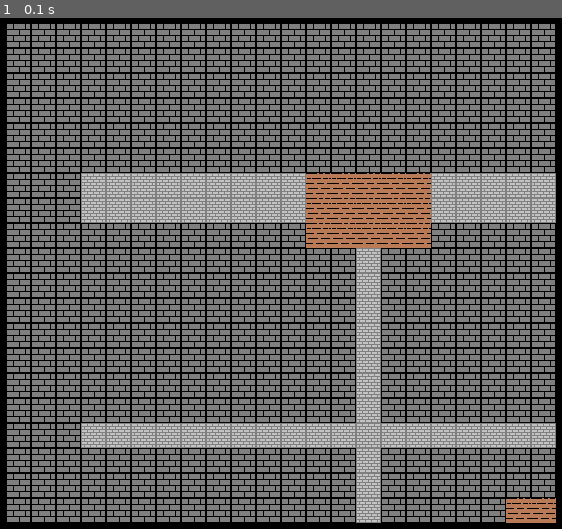
Above: before the commit, frame 1.
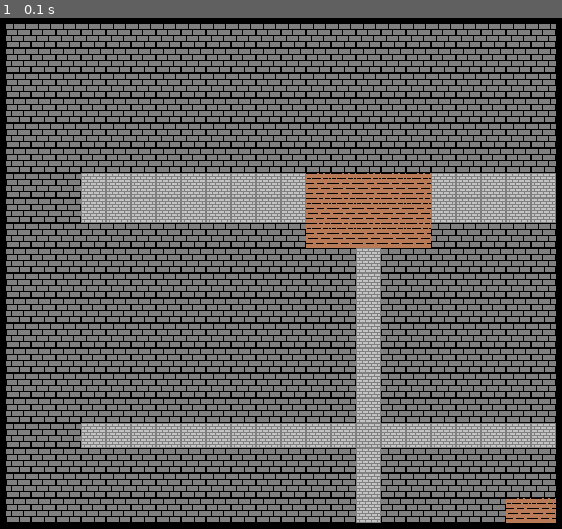
Above: after the commit, the same moment.

Repository: zz3430gs/Py_Game_RPG
Game: pygame game, started from game.py
Two runs of this game, one before a commit and one after it. Both use one fixed random seed, a clock stepped at 60 frames per second and the inputs below.
Inputs:
- Up to frame 1 (0.1 s): no input

The runs differ from the first frame. In frame 1, 6.4% of the frame differs, in the area x 1-99%, y 1-98%.

Commit message:
Map generates, renders, and now working text_manager

Diff:
--- a/game.py
+++ b/game.py
@@ -6,7 +6,6 @@
 from input_controller import input_controller as IC
 import graphics_manager as GM
 from text_manager import Text_Manager as TM
-
 
 
 def main():
@@ -33,6 +32,7 @@
         # TODO: Listener is working, make it do stuff
 
         pygame.display.update()
+
 
 main()
 # hero = {'xp': 330,
--- a/graphics_manager.py
+++ b/graphics_manager.py
@@ -2,9 +2,8 @@
 import pygame
 import main_display
 
+
 class graphics_manager:
-
-
     # needs to know about the map instances, so it can call the maps methods for tiling sprites
     def __init__(self, base_surf):
         # This is the number of tiles the camera will be able to see on X-axis
@@ -50,9 +49,8 @@
             HALL: pygame.image.load('sprites/dung_floor_25px.png'),
             PENT: pygame.image.load('sprites/penta_25px.png')
         }
-    # SURF.blit(textures[rand_tile_map[row][column]],(column*TILE_SIZE,row*TILE_SIZE))
+        # SURF.blit(textures[rand_tile_map[row][column]],(column*TILE_SIZE,row*TILE_SIZE))
         # TODO: Make camera following player METHOD(PASS CURRENT PLAYER X & Y)
-
 
     def make_possible_tiles_cam_can_see(self):
         # make an array of rows of cells, so it will be an array 20 arrays tall, each of those 22 rectangles wide.
@@ -67,7 +65,7 @@
                 this_tile = pygame.Rect(insert_tile_start_x, insert_tile_start_y, 25, 25)
                 single_row.append(this_tile)
                 insert_tile_start_x += 25
-            #     append the row to the entirety
+            # append the row to the entirety
             visible_tiles.append(single_row)
             # reset variables
             single_row = []
@@ -79,8 +77,8 @@
     def camera_chase_hero(self, hero_x, hero_y):
         # center based on cam_width
         # Never wander from the players position!!! NEVER!!
-        self.cam_loc_x = hero_x - int(self.cam_width/2.0)
-        self.cam_loc_y = hero_y - int(self.cam_height/2.0)
+        self.cam_loc_x = hero_x - int(self.cam_width / 2.0)
+        self.cam_loc_y = hero_y - int(self.cam_height / 2.0)
         # if the camera has wandered off to center
         if self.cam_loc_x < 0:
             # get it in line
@@ -89,7 +87,7 @@
             self.cam_loc_x = self.cam_max_pan_x
         if self.cam_loc_y < 0:
             self.cam_loc_y = 0
-        elif self.cam_loc_y>self.cam_max_pan_y:
+        elif self.cam_loc_y > self.cam_max_pan_y:
             self.cam_loc_y = 0
 
     def legal_camera_move(self, hero):
@@ -98,46 +96,46 @@
         # pan up, or not
         if y == (self.cam_loc_y + self.cam_move_up) and self.cam_loc_y > 0:
             self.cam_loc_y -= 1
-    #     pan down or not
+            #     pan down or not
         elif y == (self.cam_loc_y + self.cam_move_dn) and self.cam_loc_y < self.cam_max_pan_y:
             self.cam_loc_y += 1
-    #     pan right or not
+            #     pan right or not
         elif x == (self.cam_loc_x + self.cam_move_rt) and self.cam_loc_x < self.cam_max_pan_x:
             self.cam_loc_x += 1
         elif x == (self.cam_loc_x + self.cam_move_lft) and self.cam_loc_x > 0:
             self.cam_loc_x -= 1
 
-
     def update_game(self):
-    #     call text_manager updater here too
-    # # SURF.blit(textures[rand_tile_map[row][column]],(column*TILE_SIZE,row*TILE_SIZE))
-    # this should render only tiles that are in the camers view
+        #     call text_manager updater here too
+        # # SURF.blit(textures[rand_tile_map[row][column]],(column*TILE_SIZE,row*TILE_SIZE))
+        # this should render only tiles that are in the camers view
         for col in range(self.cam_height):
             for row in range(self.cam_width):
                 x, y = self.visible_tiles[row][col].topleft
                 # IF IT IS A WALL
-                if self.MM.starter_map[row+self.cam_loc_y][col+self.cam_loc_x] == self.MM.resources[0]:
+                if self.MM.starter_map[row + self.cam_loc_y][col + self.cam_loc_x] == self.MM.resources[0]:
                     # found a wall tile
                     self.base_surf.blit(self.textures[0], (x, y))
-                elif self.MM.starter_map[row+self.cam_loc_y][col+self.cam_loc_x] == self.MM.resources[1]:
+                elif self.MM.starter_map[row + self.cam_loc_y][col + self.cam_loc_x] == self.MM.resources[1]:
                     # found a hall tile
                     self.base_surf.blit(self.textures[1], (x, y))
-                elif self.MM.starter_map[row+self.cam_loc_y][col+self.cam_loc_x] == self.MM.resources[2]:
+                elif self.MM.starter_map[row + self.cam_loc_y][col + self.cam_loc_x] == self.MM.resources[2]:
                     # found a door
-                    self.base_surf.blit(self.textures[2], (x,y))
+                    self.base_surf.blit(self.textures[2], (x, y))
                 elif self.MM.starter_map[row + self.cam_loc_y][col + self.cam_loc_x] == self.MM.resources[3]:
                     # if it is water tile
-                    self.base_surf.blit(self.textures[3],(x,y))
+                    self.base_surf.blit(self.textures[3], (x, y))
                 elif self.MM.starter_map[row + self.cam_loc_y][col + self.cam_loc_x] == self.MM.resources[4]:
                     # If it is wood
-                    self.base_surf.blit(self.textures[4],(x,y))
+                    self.base_surf.blit(self.textures[4], (x, y))
                 elif self.MM.starter_map[row + self.cam_loc_y][col + self.cam_loc_x] == self.MM.resources[5]:
-                    self.base_surf.blit(self.textures[5], (x,y))
+                    self.base_surf.blit(self.textures[5], (x, y))
                     # self.mainSurface.blit(self.sprite_door_open, (x, y))
                     # this way didn't work. Trying others now.
                     # self.base_surf.blit(self.textures[self.MM.starter_map[x][y]], (col*self.MM.TILE_SIZE, row*self.MM.TILE_SIZE))
-    #             draw gameboard
+                    #             draw gameboard
         pygame.display.update()
+
     @staticmethod
     def render_hero(hero):
         print('blit hero here')
--- a/main_display.py
+++ b/main_display.py
@@ -4,6 +4,7 @@
 import map
 import math
 import text_manager as tm
+
 
 # TODO:[] Char Stats Box
 # TODO:[] Battle Box
@@ -25,29 +26,32 @@
 
     def render_start_menu(self):
         print('This is working hopefully')
+
     #     Hopefully I will be able to get the listing of Heroes here
     #     Or I will set it up so that a user can only have 1 hero at a time,
     #     but can ditch their hero and start over
 
 
-    def render_inventory_menu(self,base_surf,hero):
-        x_y_wid_hei = (550,400,250,200)
-        inv = pygame.draw.rect(base_surf,Blue,x_y_wid_hei)
-#         TODO: Create Subsurface that interfaces with Inventory of game
+    def render_inventory_menu(self, base_surf, hero):
+        x_y_wid_hei = (550, 400, 250, 200)
+        inv = pygame.draw.rect(base_surf, Blue, x_y_wid_hei)
+
+    #         TODO: Create Subsurface that interfaces with Inventory of game
 
     # This will render a xp bar that is filled according to the Heros xp
 
-    def render_char_stat_display(self,base_surf,hero):
-        x_y_wid_hei =(550,0,250,200)
-        char_stats = pygame.draw.rect(base_surf,Green,x_y_wid_hei)
+    def render_char_stat_display(self, base_surf, hero):
+        x_y_wid_hei = (550, 0, 250, 200)
+        char_stats = pygame.draw.rect(base_surf, Green, x_y_wid_hei)
         # todo: put this in a thread that watches the Hero class for xp_events
 
         self.render_xp_bar(base_surf, hero)
         self.render_hp_bar(base_surf, hero)
 
-#         TODO: Create this Subsurface for live updating from data
+    #         TODO: Create this Subsurface for live updating from data
 
     '''Follows are all the methods for rendering the components of the Stat Page'''
+
     @staticmethod
     def render_other_char_data(hero):
         hero_name = hero.name
@@ -55,13 +59,14 @@
         hero_armor = hero.armor
         hero_level = hero.level
         hero_money = hero.money
+
     # Follows are a bunch of text box renders
     # fontObj = pygame.font.Font('freesansbold.ttf',12)
     # textSurfaceObj = fontObj.render('Hello World Text!', True, White, Black)
     # textRectObj = textSurfaceObj.get_rect()
 
 
-    def render_xp_bar(self,base_surf, hero):
+    def render_xp_bar(self, base_surf, hero):
         x_y_wid_hei_for_outline = (575, 180, 200, 10)
         fill_width = self.determine_xp_bar(hero.xp, hero.next_lvl)
         x_y_wid_hei_for_fill = (576, 181, fill_width, 8)
@@ -75,84 +80,87 @@
         bar_width = math.floor(percent * 198)
         return bar_width
 
-    def render_hp_bar(self,base_surf,hero):
+    def render_hp_bar(self, base_surf, hero):
         x_y_wid_hei_for_outline = (575, 40, 200, 12)
         fill_width = self.determine_hp_bar(hero.current_hp, hero.max_hp)
         x_y_wid_hei_for_fill = (576, 41, fill_width, 10)
-        empty_bar = pygame.draw.rect(base_surf,Black, x_y_wid_hei_for_outline,1)
-        fill_bar = pygame.draw.rect(base_surf,Red, x_y_wid_hei_for_fill)
+        empty_bar = pygame.draw.rect(base_surf, Black, x_y_wid_hei_for_outline, 1)
+        fill_bar = pygame.draw.rect(base_surf, Red, x_y_wid_hei_for_fill)
 
     @staticmethod
-    def determine_hp_bar(cur_hp,max_hp):
-    #     198 pixels
-        piece = math.floor(198/max_hp)
-        length = piece*cur_hp
+    def determine_hp_bar(cur_hp, max_hp):
+        #     198 pixels
+        piece = math.floor(198 / max_hp)
+        length = piece * cur_hp
         if cur_hp == max_hp:
             length = 198
         return length
+
     '''------------------------ENDS STAT PAGE------------------------------'''
+
     @staticmethod
     def render_basic_commands(base_surf):
-        x_y_wid_hei =(550,200,250,200)
-        commands = pygame.draw.rect(base_surf,Yellow,x_y_wid_hei)
-#         TODO: Create This subsurface to live update as game state changes
-# TODO: Such as all those display methods you wrote, giving choices
+        x_y_wid_hei = (550, 200, 250, 200)
+        commands = pygame.draw.rect(base_surf, Yellow, x_y_wid_hei)
 
-    def render_world_event_log(self,base_surf):
+    #         TODO: Create This subsurface to live update as game state changes
+    # TODO: Such as all those display methods you wrote, giving choices
+
+    def render_world_event_log(self, base_surf):
         # TODO: This should have a thread that watches for events
-        x_y_wid_hei = (0,500,550,100)
-        event_log = pygame.draw.rect(base_surf,Brown,x_y_wid_hei)
-#         TODO: Create this subsurface, it will be a world event log(Such as PLayer found 30 gold.
-#           todo: or Player Rests for the night. ETC
+        x_y_wid_hei = (0, 500, 550, 100)
+        event_log = pygame.draw.rect(base_surf, Brown, x_y_wid_hei)
 
-    def render_battle_menu(self,base_surf,hero):
-        x_y_wid_hei = (0,500,550,100)
-        battle_menu = pygame.draw.rect(base_surf,Red,x_y_wid_hei)
-# TODO:        This will render over the world log when combat occurs. Hopefully
+    #         TODO: Create this subsurface, it will be a world event log(Such as PLayer found 30 gold.
+    #           todo: or Player Rests for the night. ETC
 
-    def visible_map(self,base_surf):
+    def render_battle_menu(self, base_surf, hero):
+        x_y_wid_hei = (0, 500, 550, 100)
+        battle_menu = pygame.draw.rect(base_surf, Red, x_y_wid_hei)
+
+    # TODO:        This will render over the world log when combat occurs. Hopefully
+
+    def visible_map(self, base_surf):
         x_pos = 0
         y_pos = 0
         height = 500
         width = 550
 
-
     @staticmethod
     def render_all(surface):
-
         print('all the rendering methods go right here!')
 
 
-# pygame.init()
-# DISPLAYSURF = pygame.display.set_mode((800,600))
-# pygame.display.set_caption('Hello World')
-#
-# fontObj = pygame.font.Font('freesansbold.ttf',12)
-# textSurfaceObj = fontObj.render('Hello World Text!', True, White, Black)
-# textRectObj = textSurfaceObj.get_rect()
-# textRectObj.center = (200,150)
-# # x,y of top left corner and then w&h
-# char_stat_box_dimensions = (550,0,250,200)
-# command_box_dimensions = (550,200,250,200)
-# inventory_box_dimensions = (550,400,250,200)
-#
-# battle_log = (0,500,550,100)
-#
-# while True:
-#     DISPLAYSURF.fill(White)
-#     pygame.draw.rect(DISPLAYSURF, Red, char_stat_box_dimensions)
-#     pygame.draw.rect(DISPLAYSURF, Green, command_box_dimensions)
-#     pygame.draw.rect(DISPLAYSURF, Purple, inventory_box_dimensions)
-#     pygame.draw.rect(DISPLAYSURF, Blue, battle_log)
-#     # DISPLAYSURF.blit(textSurfaceObj, textRectObj)
-#     for event in pygame.event.get():
-#         if event.type == QUIT:
-#             pygame.quit()
-#             sys.exit()
-#     pygame.display.update()
-#
-#
-#
-# def draw_char_status():
-#
-#     '''THIS SECTION OF CODE MOVES A CAT IMAGE AROUND, BASIC Animation'''
+        # pygame.init()
+        # DISPLAYSURF = pygame.display.set_mode((800,600))
+        # pygame.display.set_caption('Hello World')
+        #
+        # fontObj = pygame.font.Font('freesansbold.ttf',12)
+        # textSurfaceObj = fontObj.render('Hello World Text!', True, White, Black)
+        # textRectObj = textSurfaceObj.get_rect()
+        # textRectObj.center = (200,150)
+        # # x,y of top left corner and then w&h
+        # char_stat_box_dimensions = (550,0,250,200)
+        # command_box_dimensions = (550,200,250,200)
+        # inventory_box_dimensions = (550,400,250,200)
+        #
+        # battle_log = (0,500,550,100)
+        #
+        # while True:
+        #     DISPLAYSURF.fill(White)
+        #     pygame.draw.rect(DISPLAYSURF, Red, char_stat_box_dimensions)
+        #     pygame.draw.rect(DISPLAYSURF, Green, command_box_dimensions)
+        #     pygame.draw.rect(DISPLAYSURF, Purple, inventory_box_dimensions)
+        #     pygame.draw.rect(DISPLAYSURF, Blue, battle_log)
+        #     # DISPLAYSURF.blit(textSurfaceObj, textRectObj)
+        #     for event in pygame.event.get():
+        #         if event.type == QUIT:
+        #             pygame.quit()
+        #             sys.exit()
+        #     pygame.display.update()
+        #
+        #
+        #
+        # def draw_char_status():
+        #
+        #     '''THIS SECTION OF CODE MOVES A CAT IMAGE AROUND, BASIC Animation'''
--- a/map.py
+++ b/map.py
@@ -46,7 +46,7 @@
         for row in self.starter_map:
             print(row)
 
-        # This places the rooms in the map, then checks each room against each other troom to make suyre it is not overlapping anotehr
+            # This places the rooms in the map, then checks each room against each other troom to make suyre it is not overlapping anotehr
 
     def place_rooms_in_map(self):
 
@@ -80,11 +80,10 @@
                 all_rooms.append(this_room)
                 self.carve_all_rooms(all_rooms)
 
-        # for row in self.starter_map:
-        #     print(row)
+                # for row in self.starter_map:
+                #     print(row)
 
-
-    def carve_all_rooms(self,all_rooms):
+    def carve_all_rooms(self, all_rooms):
 
         for room in all_rooms:
             wood_or_hall = random.randint(1, 2)
@@ -98,6 +97,7 @@
                         self.starter_map[room.x1 + col][room.y1 + row] = tile_type
                     except IndexError as e:
                         print(e)
+
     '''MAKE SOME CORRIDORS'''
 
     def h_corridors(self, x1, x2, y):
@@ -105,28 +105,28 @@
             # Place a Hall Block in this cell.
             self.starter_map[x][y] = self.resources[4]
 
-    def v_corridor(self,y1, y2, x):
+    def v_corridor(self, y1, y2, x):
         for y in range(min(y1, 2) + 1, max(y1, y2) + 1):
             # Place a hall in this location
             self.starter_map[x][y] = self.resources[4]
 
-    def is_valid_move(self,x ,y ,hero):
+    def is_valid_move(self, x, y, hero):
 
         result = True
         # if the move is above or below the x or y axis then no move allowed
         if x < 0 or y < 0:
             result = False
         # if the move is beyond the map boudaries
-        elif x > self.MAP_WIDTH-1 or y > self.MAP_WIDTH-1:
+        elif x > self.MAP_WIDTH - 1 or y > self.MAP_WIDTH - 1:
             result = False
         # since it must be on the map somewhere, lets check what tile it is trying to go onto
         else:
-        #     if the map square isn't in the following list of things then no go
-        # TODO: add ITEM, KEY, and EXIT, and OPEN_DOOR (ADD THEM TO THE GENERATOR AS WELL AS SPRITES)
+            #     if the map square isn't in the following list of things then no go
+            # TODO: add ITEM, KEY, and EXIT, and OPEN_DOOR (ADD THEM TO THE GENERATOR AS WELL AS SPRITES)
             if self.starter_map[x][y] != self.resources[1] and \
-                self.starter_map[x][y] != self.resources[2] and \
-                self.starter_map[x][y] != self.resources[3] and \
-                self.starter_map[x][y] != self.resources[4]:
+                            self.starter_map[x][y] != self.resources[2] and \
+                            self.starter_map[x][y] != self.resources[3] and \
+                            self.starter_map[x][y] != self.resources[4]:
                 result = False
         return result
 
--- a/pcdungeon.py
+++ b/pcdungeon.py
@@ -2,15 +2,16 @@
 once one is made, blitting it to the suface should be pretty e4asy.
 this file will be full of classes for the purpose of creating this dungeon... no idea how it will go.'''
 import math
+
 
 class Room:
     # room coordinates
     # TILE SIZE WILL ALWAYS BE 25px
     def __init__(self, x, y, width, height):
         self.x1 = x
-        self.x2 = self.x1+width
+        self.x2 = self.x1 + width
         self.y1 = y
-        self.y2 = self.y1+height
+        self.y2 = self.y1 + height
         # room size, l x w
         self.width = width
         self.height = height
@@ -19,7 +20,7 @@
 
     @staticmethod
     def find_center(x1, x2, y1, y2):
-        center = (math.floor((x1+x2)/2), math.floor((y1+y2)/2))
+        center = (math.floor((x1 + x2) / 2), math.floor((y1 + y2) / 2))
         return center
 
     def intersects(self, room):
--- a/testing.py
+++ b/testing.py
@@ -3,7 +3,9 @@
 
 
 # THIS IS HOW I FOUND A FONT TO USE
-# fonts = pygame.font.get_fonts()
-# for font in fonts:
-#     if 'ber' in font:
-#         print(font)
+fonts = pygame.font.get_fonts()
+for font in fonts:
+    if 'ber' in font:
+        print(font)
+
+print(pygame.font.match_font('berlinsansfbdemi'))
--- a/text_manager.py
+++ b/text_manager.py
@@ -2,7 +2,6 @@
 
 
 class Text_Manager:
-
     STAT_BOX_COL_X = 52
     STAT_BOX_COL_Y = 2
 
@@ -17,12 +16,13 @@
         # statPageConstants
         self.RIGHT_MENU_GRID_WIDTH = 80
         self.RIGHT_MENU_GRID_HEIGHT = 30
-        # FONT STUFF
-        self.FONT_NAME = 'berlinsansfbdemi'
+        # Font found via print(pygame.font.match_font('berlinsansfbdemi'))
+        self.FONT_NAME = 'C:\Windows\Fonts\BRLNSDB.TTF'
         self.LARGE_FONT_SIZE = 20
         self.small_FONT_SIZE = 12
         # self.base_surf = base_surf
         # For most Character stuff
+
         self.LARGE_FONT = pygame.font.Font(self.FONT_NAME, self.LARGE_FONT_SIZE)
         # font size is returned as a list of two values
         self.LARGE_FONT_WIDTH = self.LARGE_FONT.size(' ')[0]
@@ -37,15 +37,15 @@
         # THESSE ARE THE LINES OF TEXT THAT WILL SHOW UP IN THE BATTLE_BOX
         self.battle_box_lines = []
 
-    # THIS METHOD ACTUALLY BLITS TEXT ONTO THE GAME SURFACE
+    # THIS METHOD ACTUALLY CREATES TEXT TO BE BLITTED ONTO THE GAME SURFACE VIA add_text()
     # def update(self):
     #
     #
     # this method takes the string of text, the color, and two positional arguments, finally a large or small boolean
-    def add_text(self, t, color, col_x, col_y,size_bool):
+    def add_text(self, t, color, col_x, col_y, size_bool):
         if size_bool == True:
-            the_text = self.LARGE_FONT.render(t,True, color)
-            self.main_text_area.blit(the_text, (col_x*self.LARGE_FONT_WIDTH, col_y*self.LARGE_FONT_HEIGHT))
+            the_text = self.LARGE_FONT.render(t, True, color)
+            self.main_text_area.blit(the_text, (col_x * self.LARGE_FONT_WIDTH, col_y * self.LARGE_FONT_HEIGHT))
             # print('This is large text')
         elif size_bool == False:
             the_text = self.SMALL_FONT.render(t, True, color)
Binary file changed: sprites/dung_wall_25px.png
